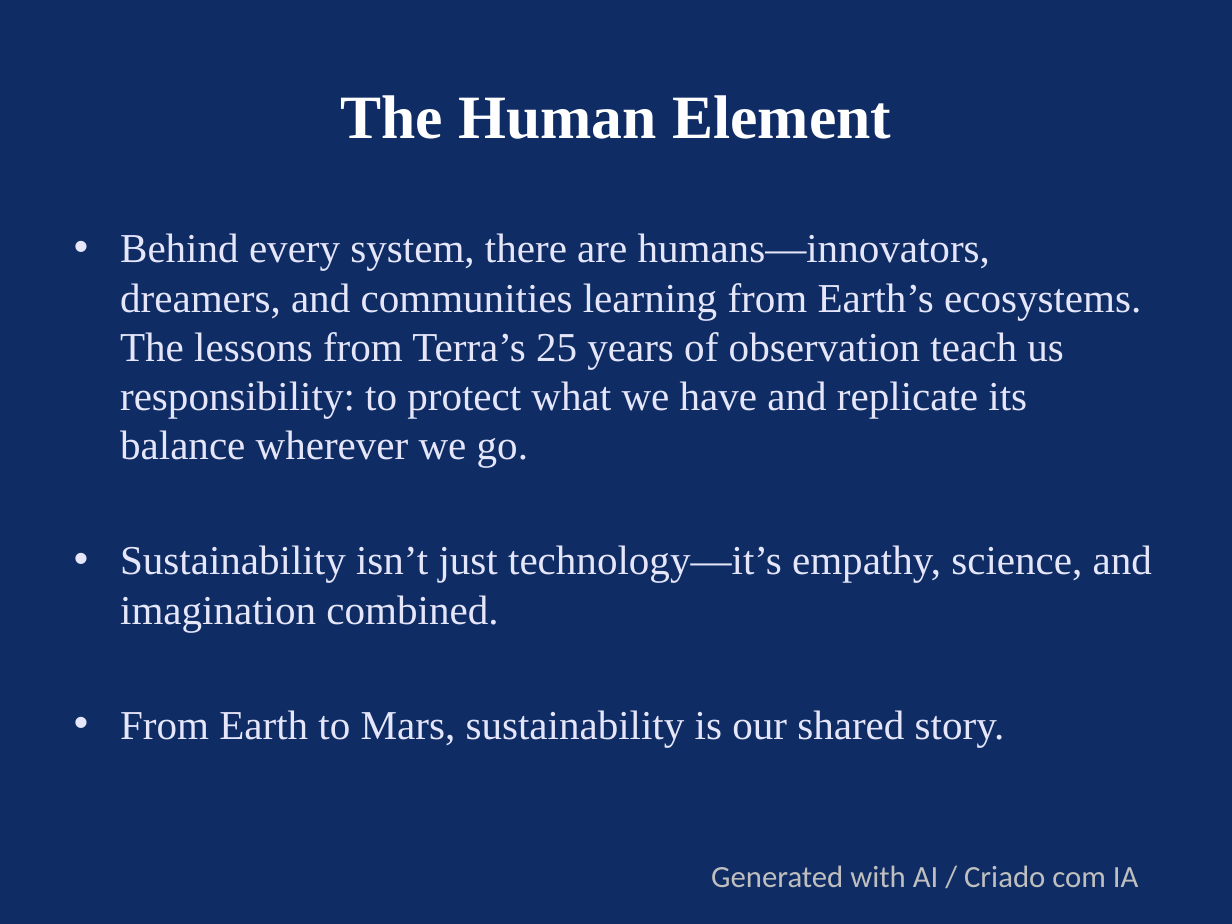
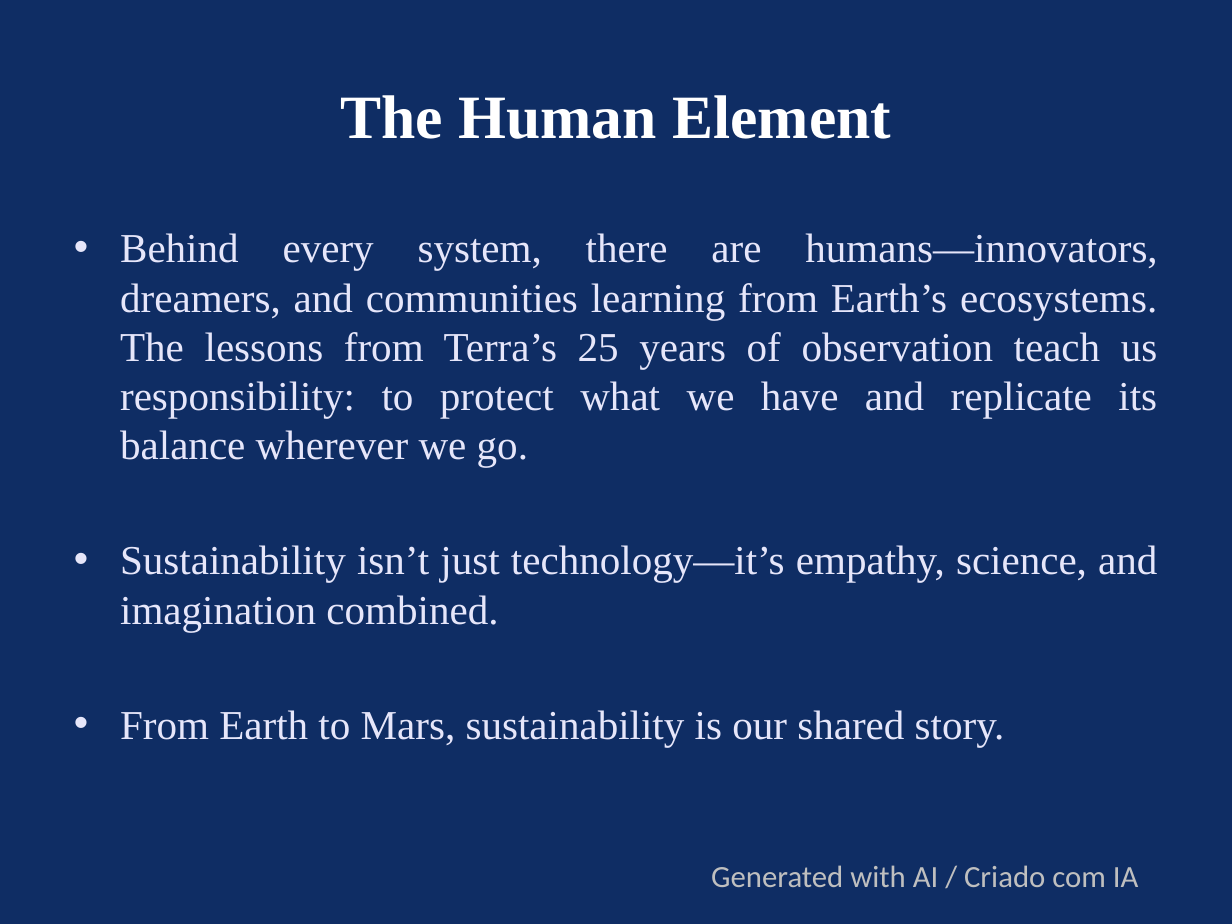
Before and after one commit to JUNIOR-PROJETOS-CUIABA/Sustainability_Mars, a slide deck: slide 6 of Sustainability_from_Earth_to_Mars_Expanded_Blue.pptx. Drawn at 1232x924 pixels with LibreOffice and Linux fonts; fonts in the diff are those of the drawing. Boxes give left, top, right and bottom in pixels: in the first picture for what was removed or moved away, otherwise in the second. Text is boxed around its words. In the diff, an @@ line names an element or a change of style, - is before the commit and + after.

```diff
--- a/Sustainability_from_Earth_to_Mars_Expanded_Blue.pptx
+++ b/Sustainability_from_Earth_to_Mars_Expanded_Blue.pptx
@@ text "Behind every system, there are ..." at (x1=120, y1=233, x2=1158, y2=747): alignment left to justified @@
```
Also in this commit, not shown: 4 other slides changed.
